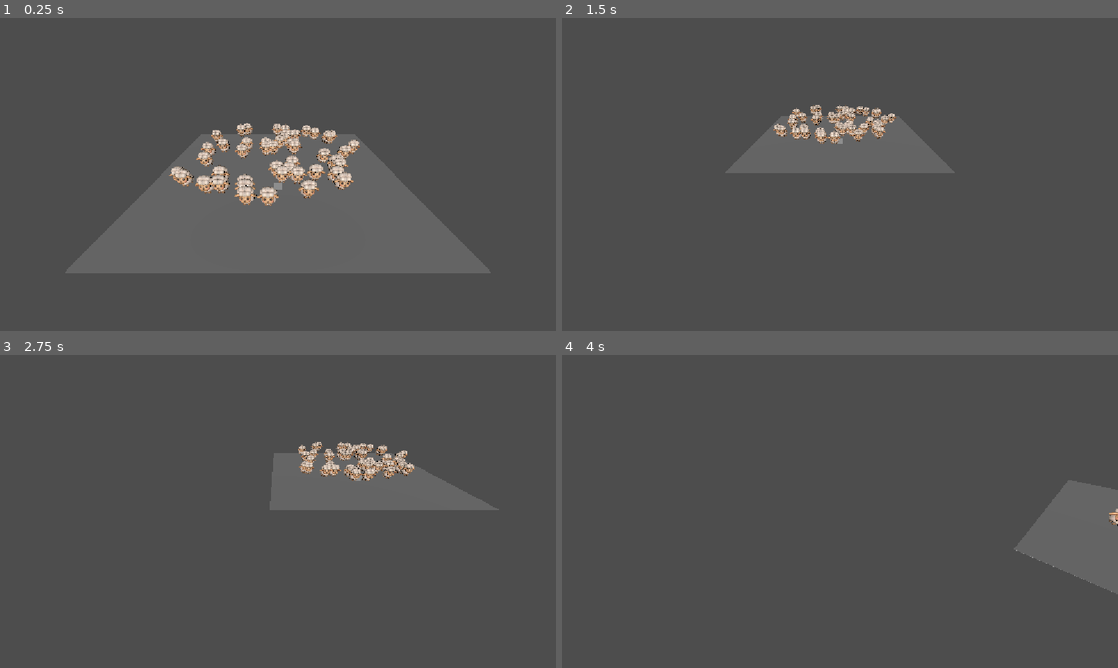
Above: before the commit, frames 1-4 (two rows, left to right).
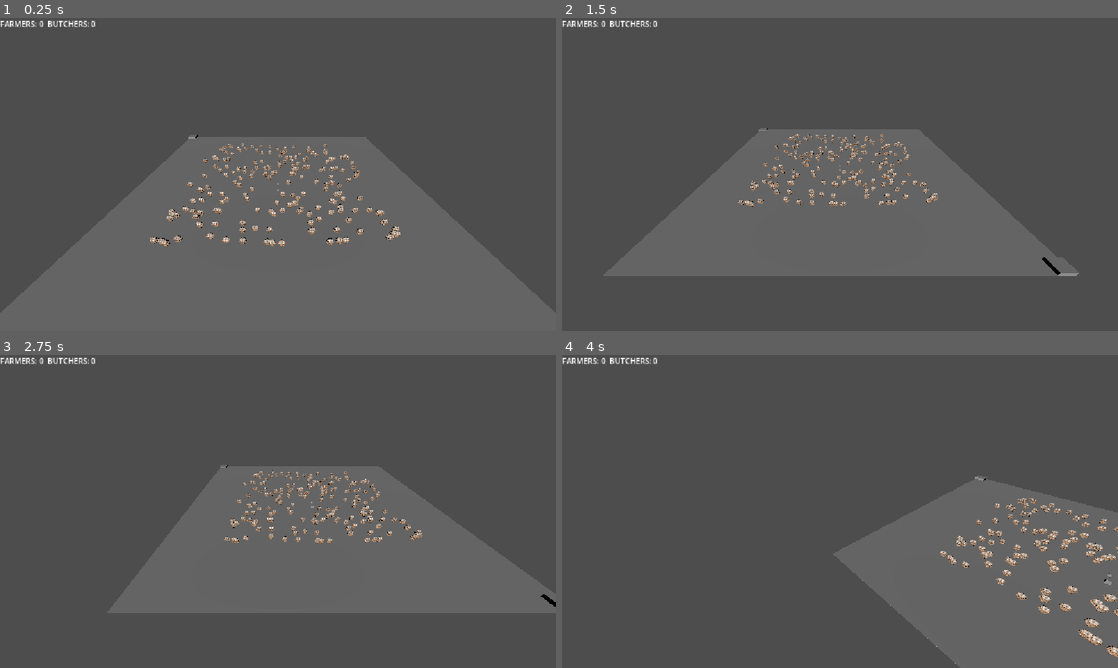
Above: after the commit, the same moments.

Repository: jumper385/kelpie-herders
Game: Godot game, scene res://node_3d.tscn
The game is run twice, just before and just after one commit, with the same random seed, the same clock (stepped at 60 frames per second) and the same inputs.
Inputs (mouse positions are in pixels of both pictures, inside the frame that each line leads up to):
- Up to frame 1 (0.25 s): no input
- Up to frame 2 (1.5 s): tap Enter at 0.5 s; move the mouse to (962, 158) at 0.52 s; hold S (cam_back) 0.53-1.25 s; click (962, 158) at 0.67 s; drag from (728, 190) to (812, 237) at 1.27 s
- Up to frame 3 (2.75 s): tap Space at 2 s; move the mouse to (333, 442) at 2.02 s; hold A (cam_left) from 2.03 s (still down); click (333, 442) at 2.17 s
- Up to frame 4 (4 s): release A (cam_left) at 2.75 s; drag from (812, 574) to (673, 464) at 2.77 s; tap Enter at 3.5 s; move the mouse to (1006, 558) at 3.52 s; hold Q (cam_rotate_left) from 3.53 s (still down); click (1006, 558) at 3.67 s

The runs differ from the first frame. In frame 1, 5.0% of the frame differs, in the area x 0-73%, y 0-73%; in frame 2, 2.9%; in frame 3, 3.0%; in frame 4, 2.2%.

Commit message:
feat: added capture areas and score board output

Diff:
--- /dev/null
+++ b/CaptureArea.tscn
@@ -0,0 +1,18 @@
+[gd_scene format=3 uid="uid://br6fxhknc7hkf"]
+
+[ext_resource type="Script" uid="uid://byfsk6kyunkbc" path="res://CaptureAreaCtrl.gd" id="1_td6gr"]
+
+[sub_resource type="BoxShape3D" id="BoxShape3D_srnfd"]
+size = Vector3(4.046875, 1, 3.9924316)
+
+[sub_resource type="BoxMesh" id="BoxMesh_srnfd"]
+size = Vector3(4.03125, 1, 3.9951172)
+
+[node name="Area3D" type="Area3D" unique_id=30498884]
+script = ExtResource("1_td6gr")
+
+[node name="CollisionShape3D" type="CollisionShape3D" parent="." unique_id=542506476]
+shape = SubResource("BoxShape3D_srnfd")
+
+[node name="MeshInstance3D" type="MeshInstance3D" parent="." unique_id=755581905]
+mesh = SubResource("BoxMesh_srnfd")
--- /dev/null
+++ b/CaptureAreaCtrl.gd
@@ -0,0 +1,17 @@
+class_name CaptureZone
+extends Area3D
+
+@export var team: StringName = &"farmers"
+@export var group: StringName = &"sheep"
+
+signal sheep_captured(team: StringName)
+
+func _ready() -> void:
+	body_entered.connect(_on_body_entered)
+
+func _on_body_entered(body: Node3D) -> void:
+	if not body.is_in_group(group):
+		return
+	print(team, " Captured a Sheep")
+	body.capture()
+	sheep_captured.emit(team)
--- a/MainSceneController.gd
+++ b/MainSceneController.gd
@@ -3,6 +3,13 @@
 @export var sheep_scene: PackedScene
 @export var sheep_count: int = 10
 @export var spawn_radius: float = 10.0
+
+var farmers_score := 0
+var butchers_score := 0
+
+@export var farmer_capture_area: CaptureZone
+@export var butcher_capture_area: CaptureZone
+@export var score_label: Label
 
 # Called when the node enters the scene tree for the first time.
 func _ready() -> void:
@@ -19,5 +26,25 @@
 		sheep.global_position = global_position + offset
 		sheep.add_to_group("sheep")
 
+		farmer_capture_area.sheep_captured.connect(_on_sheep_captured)
+		butcher_capture_area.sheep_captured.connect(_on_sheep_captured)
+
+	update_score_text()
+
 func _process(delta: float) -> void:
 	pass
+
+func _on_sheep_captured(team: StringName) -> void:
+	if team == &"farmers":
+		farmers_score += 1
+	else:
+		butchers_score += 1
+	print("Score — Farmers: %d  Butchers: %d" % [farmers_score, butchers_score])
+
+	update_score_text()
+
+func update_score_text() -> void:
+	score_label.text = "Farmers: %d  Butchers: %d" % [
+		farmers_score,
+		butchers_score
+	]
--- a/SheepCharacterBody.tscn
+++ b/SheepCharacterBody.tscn
@@ -1,7 +1,43 @@
 [gd_scene format=3 uid="uid://byoglotrcgreu"]
 
 [ext_resource type="Script" uid="uid://byi3jseg6gr0n" path="res://SheepCharacterCtrl.gd" id="1_5pryi"]
+[ext_resource type="Script" uid="uid://bqm1xsuk3i51d" path="res://scripts/boids/BoidForce.gd" id="2_n2lr8"]
 [ext_resource type="PackedScene" uid="uid://cdqdmie0mvyfd" path="res://assets/sheep/scene.gltf" id="2_qjxts"]
+[ext_resource type="Script" uid="uid://ccq3wsv00adco" path="res://scripts/boids/BoidForce_Alignment.gd" id="3_lby20"]
+[ext_resource type="Script" uid="uid://cq0dyaxll5hrx" path="res://scripts/boids/BoidForce_Avoidance.gd" id="4_bxv7g"]
+[ext_resource type="Script" uid="uid://pp08rq8rdbjy" path="res://scripts/boids/BoidForce_Cohesion.gd" id="5_u2772"]
+[ext_resource type="Script" uid="uid://dtj87k4f07pwm" path="res://scripts/boids/BoidForce_Separation.gd" id="6_r1dj5"]
+[ext_resource type="Script" uid="uid://dc6chjnbcliu1" path="res://scripts/boids/BoidForce_RandomJitter.gd" id="7_1avw7"]
+
+[sub_resource type="Resource" id="Resource_j8pbv"]
+script = ExtResource("6_r1dj5")
+radius = 3.0
+weight = 3.0
+metadata/_custom_type_script = "uid://dtj87k4f07pwm"
+
+[sub_resource type="Resource" id="Resource_qjxts"]
+script = ExtResource("3_lby20")
+desired_speed = 20.0
+weight = 0.01
+metadata/_custom_type_script = "uid://ccq3wsv00adco"
+
+[sub_resource type="Resource" id="Resource_204ud"]
+script = ExtResource("5_u2772")
+desired_speed = 20.0
+weight = 0.05
+metadata/_custom_type_script = "uid://pp08rq8rdbjy"
+
+[sub_resource type="Resource" id="Resource_8208a"]
+script = ExtResource("7_1avw7")
+weight = 0.05
+metadata/_custom_type_script = "uid://dc6chjnbcliu1"
+
+[sub_resource type="Resource" id="Resource_b1tp5"]
+script = ExtResource("4_bxv7g")
+radius = 15.0
+group = &"kelpie"
+weight = 20.0
+metadata/_custom_type_script = "uid://cq0dyaxll5hrx"
 
 [sub_resource type="SphereShape3D" id="SphereShape3D_srnfd"]
 radius = 1.0786514
@@ -10,14 +46,9 @@
 
 [node name="Sheep" type="CharacterBody3D" unique_id=688084681]
 script = ExtResource("1_5pryi")
-move_speed = 3.0
-kelpie_avoid_radius = 12.0
-separation_weight = 8.0
-boid_sep_radius = 4.0
-alignment_weight = 1.0
-cohesion_weight = 0.001
-avoidance_weight = 30.0
-random_weight = 0.05
+move_speed = 30.0
+gravity = 9.8
+forces = Array[ExtResource("2_n2lr8")]([SubResource("Resource_j8pbv"), SubResource("Resource_qjxts"), SubResource("Resource_204ud"), SubResource("Resource_8208a"), SubResource("Resource_b1tp5")])
 
 [node name="Sketchfab_Scene" parent="." unique_id=1699067408 instance=ExtResource("2_qjxts")]
 transform = Transform3D(1, 0, 0, 0, 1, 0, 0, 0, 1, 0, 1.002097, 0)
--- a/SheepCharacterCtrl.gd
+++ b/SheepCharacterCtrl.gd
@@ -2,22 +2,12 @@
 
 @export var move_speed: float = 2.0
 @export var gravity: float = 20.0
-@export var kelpie_avoid_radius: float = 5.0
-
-# boid configs
-@export var separation_weight: float = 5
-@export var boid_sep_radius: float = 8
-@export var alignment_weight: float = 0.2
-@export var cohesion_weight: float =  0.4
-@export var avoidance_weight: float = 10.0
-@export var random_weight: float = 0.1
-@export var boid_radius: float = 8
+@export var forces: Array[BoidForce] = []
 
 @onready var neighbour_area: Area3D = $NeighbourDetection
 
 var nav_ready := false
 var nav_map: RID
-
 
 func _ready() -> void:
 	randomize()
@@ -32,105 +22,27 @@
 	await NavigationServer3D.map_changed
 
 
-func calculate_separation(neighbours: Array[Node3D]) -> Vector3:
-	var dir := Vector3.ZERO
-	var count := 0
-	for sheep in neighbours:
-		var d := global_position.distance_to(sheep.global_position)
-		if d < boid_sep_radius and d > 0:
-			var diff := (global_position - sheep.global_position)
-			diff.y = 0
-			diff = diff.normalized()
-			diff /= d
-			dir += diff
-			count += 1
-	if count > 0:
-		dir /= count
-	return dir
+func calculate_boid_vector(neighbours: Array[Node3D]) -> Vector3:
+	var total := Vector3.ZERO
+	for force in forces:
+		if force == null:
+			continue
+		total += force.compute(self, neighbours)
+	return total
 
-func calculate_threat(neighbours: Array[Node3D]) -> Vector3:
-	var dir := Vector3.ZERO
-	var count := 0
-	for kelpie in neighbours:
-		var d = global_position.distance_to(kelpie.global_position)
-		if d < kelpie_avoid_radius and d > 0:
-			var diff := (global_position - kelpie.global_position)
-			diff.y = 0
-			diff = diff.normalized()
-			diff /= d
-			dir += diff
-			count += 1
-	if count > 0:
-		dir /= count
-
-	return dir
-
-
-func calculate_alignment(neighbours: Array[Node3D]) -> Vector3:
-	var dir := Vector3.ZERO
-	var count := 0
-
-	for sheep in neighbours:
-		count += 1
-		dir += sheep.velocity
-
-	if count > 0:
-		dir /= count
-		dir.y = 0
-		dir = dir.normalized() * move_speed
-		dir = (dir - velocity).limit_length(2.5)
-
-	return dir
-
-
-func calculate_cohesion(neighbours: Array[Node3D]) -> Vector3:
-	var center := Vector3.ZERO
-	var count := 0
-
-	for sheep in neighbours:
-		center += sheep.global_position
-		count += 1
-
-	if count > 0:
-		center /= count
-		var desired := (center - global_position)
-		desired.y = 0
-		desired = desired.normalized() * move_speed
-		return (desired - velocity).limit_length(2.5)
-
-	return Vector3.ZERO
-
-
-func calculate_boid_vector(neighbours: Array[Node3D]) -> Vector3:
-
-	var good_neighbours = neighbours.filter(func(body): return body != self and body.is_in_group("sheep"))
-	var bad_neighbours = neighbours.filter(func(body): return body != self and body.is_in_group("kelpie"))
-
-	var threat_v = calculate_threat(bad_neighbours)
-
-	var sep_v := calculate_separation(good_neighbours)
-	var align_v := calculate_alignment(good_neighbours)
-	var cohes_v := calculate_cohesion(good_neighbours)
-
-	var random_v = Vector3(
-		randf_range(-1, 1),
-		0,
-		randf_range(-1,1),
-	)
-	var good_sep = sep_v * separation_weight + align_v * alignment_weight + cohes_v * cohesion_weight + random_v * random_weight
-	var bad_sep = threat_v * avoidance_weight
-
-	return good_sep + bad_sep
+func capture() -> void:
+	remove_from_group("sheep")
+	queue_free()
 
 func _physics_process(delta: float) -> void:
 	if not nav_ready:
 		return
 
-	var neighbours := neighbour_area.get_overlapping_bodies()
+	var neighbours: Array[Node3D] = []
+	neighbours.assign(neighbour_area.get_overlapping_bodies())
 	var boid_v := calculate_boid_vector(neighbours)
 
-	# boid_v IS the velocity now — no path-following, no destination
-	var target_velocity := Vector3(boid_v.x, 0, boid_v.z) * 3
+	var target_velocity := Vector3(boid_v.x, 0, boid_v.z) * move_speed
 	velocity.x = lerp(velocity.x, target_velocity.x, 5.0 * delta)
 	velocity.z = lerp(velocity.z, target_velocity.z, 5.0 * delta)
 
@@ -140,7 +52,6 @@
 	# Constrain the intended next position back onto the navmesh
 	var intended_pos := global_position + velocity * delta
 	var clamped_pos := NavigationServer3D.map_get_closest_point(nav_map, intended_pos)
-	# Only correct horizontally — let gravity/move_and_slide still own vertical movement
 	var correction := clamped_pos - intended_pos
 	correction.y = 0
 	velocity.x += correction.x / delta
--- a/node_3d.tscn
+++ b/node_3d.tscn
@@ -4,27 +4,34 @@
 [ext_resource type="PackedScene" uid="uid://c754e0283tjkd" path="res://RTSCameraRig.tscn" id="2_noarx"]
 [ext_resource type="PackedScene" uid="uid://byoglotrcgreu" path="res://SheepCharacterBody.tscn" id="3_a0tk4"]
 [ext_resource type="PackedScene" uid="uid://c135h6jjfpqy3" path="res://Kelpie.tscn" id="3_r3fl7"]
+[ext_resource type="PackedScene" uid="uid://br6fxhknc7hkf" path="res://CaptureArea.tscn" id="5_jka67"]
 
 [sub_resource type="NavigationMesh" id="NavigationMesh_noarx"]
-vertices = PackedVector3Array(-14.56543, 0.45, 14.5, -0.8154297, 0.45, 5.25, -1.0654297, 0.45, 3.25, -14.56543, 0.45, -14.5, 14.68457, 0.45, 14.5, 1.1845703, 0.45, 5, 0.9345703, 0.45, 3, 14.68457, 0.45, -14.5)
+vertices = PackedVector3Array(-49.6084, 0.5835, 49.8208, -0.85839844, 0.5835, 5.320801, -1.1083984, 0.5835, 3.3208008, -49.6084, 0.5835, -49.9292, 49.6416, 0.5835, 49.8208, 1.1416016, 0.5835, 5.070801, 0.89160156, 0.5835, 3.0708008, 49.6416, 0.5835, -49.9292)
 polygons = [PackedInt32Array(1, 0, 2), PackedInt32Array(2, 0, 3), PackedInt32Array(5, 4, 1), PackedInt32Array(1, 4, 0), PackedInt32Array(2, 3, 6), PackedInt32Array(6, 3, 7), PackedInt32Array(5, 6, 4), PackedInt32Array(4, 6, 7)]
 sample_partition_type = 2
 
 [sub_resource type="BoxShape3D" id="BoxShape3D_srnfd"]
 
 [sub_resource type="BoxMesh" id="BoxMesh_srnfd"]
-size = Vector3(30.13086, 0.01586914, 29.922852)
+size = Vector3(100.2168, 0.01586914, 100.8584)
 
-[node name="MainScene" type="Node3D" unique_id=722219510]
+[sub_resource type="LabelSettings" id="LabelSettings_jka67"]
+
+[node name="MainScene" type="Node3D" unique_id=722219510 node_paths=PackedStringArray("farmer_capture_area", "butcher_capture_area", "score_label")]
 script = ExtResource("1_r3fl7")
 sheep_scene = ExtResource("3_a0tk4")
-sheep_count = 50
+sheep_count = 200
+spawn_radius = 30.0
+farmer_capture_area = NodePath("barn")
+butcher_capture_area = NodePath("butcher")
+score_label = NodePath("CanvasLayer/ScoreLabel")
 
 [node name="DirectionalLight3D" type="DirectionalLight3D" parent="." unique_id=1979133199]
 transform = Transform3D(1, 0, 0, 0, 0.89857644, 0.438817, 0, -0.438817, 0.89857644, 0, 1.4715922, 2.6488564)
 
 [node name="RTSCameraRig" parent="." unique_id=849406773 node_paths=PackedStringArray("controlled_character") instance=ExtResource("2_noarx")]
-transform = Transform3D(1, 0, 0, 0, 1, 0, 0, 0, 1, 0, 12.1942835, 22.932486)
+transform = Transform3D(1, 0, 0, 0, 1, 0, 0, 0, 1, 0, 39.05538, 61.716766)
 controlled_character = NodePath("../Kelpie")
 
 [node name="NavigationRegion3D" type="NavigationRegion3D" parent="." unique_id=357093799]
@@ -37,7 +44,7 @@
 [node name="Floor" type="StaticBody3D" parent="NavigationRegion3D" unique_id=745287438 groups=["floor"]]
 
 [node name="CollisionShape3D" type="CollisionShape3D" parent="NavigationRegion3D/Floor" unique_id=2014037284]
-transform = Transform3D(30, 0, 0, 0, 0.1, 0, 0, 0, 30, 0, 0, 0)
+transform = Transform3D(100, 0, 0, 0, 0.333, 0, 0, 0, 100, 0, 0, 0)
 shape = SubResource("BoxShape3D_srnfd")
 
 [node name="MeshInstance3D" type="MeshInstance3D" parent="NavigationRegion3D/Floor" unique_id=975526758]
@@ -45,3 +52,18 @@
 
 [node name="Kelpie" parent="." unique_id=173224689 groups=["kelpie"] instance=ExtResource("3_r3fl7")]
 transform = Transform3D(1, 0, 0, 0, 1, 0, 0, 0, 1, 0, 1.0302343, 0)
+
+[node name="butcher" parent="." unique_id=30498884 instance=ExtResource("5_jka67")]
+transform = Transform3D(1, 0, 0, 0, 1, 0, 0, 0, 1, 48.071846, 0.456779, 48.40462)
+team = &"butchers"
+
+[node name="barn" parent="." unique_id=1259468286 instance=ExtResource("5_jka67")]
+transform = Transform3D(1, 0, 0, 0, 1, 0, 0, 0, 1, -48.15599, 0.5068464, -48.240913)
+
+[node name="CanvasLayer" type="CanvasLayer" parent="." unique_id=2143776373]
+
+[node name="ScoreLabel" type="Label" parent="CanvasLayer" unique_id=749520103]
+offset_right = 40.0
+offset_bottom = 23.0
+label_settings = SubResource("LabelSettings_jka67")
+uppercase = true
--- /dev/null
+++ b/scripts/boids/BoidForce.gd
@@ -0,0 +1,17 @@
+class_name BoidForce
+extends Resource
+
+@export var group: StringName = &"sheep"
+@export var weight: float = 1.0
+@export var enabled: bool = true
+
+func _compute(agent: Node3D, neighbours: Array[Node3D]) -> Vector3:
+	return Vector3.ZERO
+
+func compute(agent: Node3D, neighbours: Array[Node3D]) -> Vector3:
+	if not enabled:
+		return Vector3.ZERO
+	return _compute(agent, neighbours) * weight
+
+func _filter_group(agent: Node3D, neighbours: Array[Node3D], group: StringName) -> Array[Node3D]:
+	return neighbours.filter(func(n): return n != agent and n.is_in_group(group))
--- /dev/null
+++ b/scripts/boids/BoidForce_Alignment.gd
@@ -0,0 +1,10 @@
+class_name BoidForce_Alignment
+extends BoidForce
+
+@export var desired_speed: float = 2.0
+@export var max_steer: float = 2.5
+
+func _compute(agent: Node3D, neighbours: Array[Node3D]) -> Vector3:
+	var flockmates = _filter_group(agent, neighbours, group)
+	var velocities = BoidMath.velocities_of(flockmates)
+	return BoidMath.alignment(agent.velocity, velocities, desired_speed, max_steer)
--- /dev/null
+++ b/scripts/boids/BoidForce_Avoidance.gd
@@ -0,0 +1,9 @@
+class_name BoidForce_Avoidance
+extends BoidForce
+
+@export var radius: float = 5.0
+
+func _compute(agent: Node3D, neighbours: Array[Node3D]) -> Vector3:
+	var threats := _filter_group(agent, neighbours, group)
+	var positions := BoidMath.positions_of(threats)
+	return BoidMath.avoid(agent.global_position, positions, radius)
--- /dev/null
+++ b/scripts/boids/BoidForce_Cohesion.gd
@@ -0,0 +1,11 @@
+class_name BoidForce_Cohesion
+extends BoidForce
+
+@export var desired_speed: float = 2.0
+@export var max_steer: float = 2.5
+
+
+func _compute(agent: Node3D, neighbours: Array[Node3D]) -> Vector3:
+	var flockmates := _filter_group(agent, neighbours, group)
+	var positions := BoidMath.positions_of(flockmates)
+	return BoidMath.cohesion(agent.global_position, agent.velocity, positions, desired_speed, max_steer)
--- /dev/null
+++ b/scripts/boids/BoidForce_RandomJitter.gd
@@ -0,0 +1,5 @@
+class_name BoidForce_RandomJitter
+extends BoidForce
+
+func _compute(agent: Node3D, neighbours: Array[Node3D]) -> Vector3:
+	return BoidMath.jitter()
--- /dev/null
+++ b/scripts/boids/BoidForce_Separation.gd
@@ -0,0 +1,9 @@
+class_name BoidForce_Separation
+extends BoidForce
+
+@export var radius: float = 8.0
+
+func _compute(agent: Node3D, neighbours: Array[Node3D]) -> Vector3:
+	var flockmates = _filter_group(agent, neighbours, group)
+	var positions = BoidMath.positions_of(flockmates)
+	return BoidMath.separation(agent.global_position, positions, radius)
--- /dev/null
+++ b/scripts/boids/BoidMath.gd
@@ -0,0 +1,108 @@
+class_name BoidMath
+extends RefCounted
+
+## Steers away from nearby neighbours, stronger the closer they are.
+## radius: only neighbours within this distance contribute.
+static func separation(
+	self_pos: Vector3,
+	neighbour_positions: Array[Vector3],
+	radius: float
+) -> Vector3:
+	var dir := Vector3.ZERO
+	var count := 0
+	for pos in neighbour_positions:
+		var d := self_pos.distance_to(pos)
+		if d < radius and d > 0:
+			var diff := (self_pos - pos)
+			diff.y = 0
+			diff = diff.normalized() / d
+			dir += diff
+			count += 1
+	if count > 0:
+		dir /= count
+	return dir
+
+
+## Steers toward the average heading/speed of neighbours.
+## self_velocity is used to compute a smooth delta rather than snapping.
+static func alignment(
+	self_velocity: Vector3,
+	neighbour_velocities: Array[Vector3],
+	desired_speed: float,
+	max_steer: float
+) -> Vector3:
+	var dir := Vector3.ZERO
+	var count := 0
+	for vel in neighbour_velocities:
+		dir += vel
+		count += 1
+	if count == 0:
+		return Vector3.ZERO
+	dir /= count
+	dir.y = 0
+	dir = dir.normalized() * desired_speed
+	return (dir - self_velocity).limit_length(max_steer)
+
+
+## Steers toward the centroid of neighbours.
+static func cohesion(
+	self_pos: Vector3,
+	self_velocity: Vector3,
+	neighbour_positions: Array[Vector3],
+	desired_speed: float,
+	max_steer: float
+) -> Vector3:
+	if neighbour_positions.is_empty():
+		return Vector3.ZERO
+	var center := Vector3.ZERO
+	for pos in neighbour_positions:
+		center += pos
+	center /= neighbour_positions.size()
+	var desired := (center - self_pos)
+	desired.y = 0
+	desired = desired.normalized() * desired_speed
+	return (desired - self_velocity).limit_length(max_steer)
+
+
+## Steers away from threats within radius. Same shape as separation but
+## kept distinct since "threat" semantics (predators, hazards) often diverge
+## from "separation" (flockmates) — e.g. different radius, different falloff.
+static func avoid(
+	self_pos: Vector3,
+	threat_positions: Array[Vector3],
+	radius: float
+) -> Vector3:
+	var dir := Vector3.ZERO
+	var count := 0
+	for pos in threat_positions:
+		var d := self_pos.distance_to(pos)
+		if d < radius and d > 0:
+			var diff := (self_pos - pos)
+			diff.y = 0
+			diff = diff.normalized() / d
+			dir += diff
+			count += 1
+	if count > 0:
+		dir /= count
+	return dir
+
+
+## A flat random vector in the XZ plane, magnitude in [0, 1] per axis.
+static func jitter() -> Vector3:
+	return Vector3(randf_range(-1.0, 1.0), 0.0, randf_range(-1.0, 1.0))
+
+
+## Small shared helper: pull global_position out of a list of nodes.
+static func positions_of(nodes: Array[Node3D]) -> Array[Vector3]:
+	var out: Array[Vector3] = []
+	for n in nodes:
+		out.append(n.global_position)
+	return out
+
+
+## Small shared helper: pull `velocity` out of a list of CharacterBody3D-ish nodes.
+static func velocities_of(nodes: Array[Node3D]) -> Array[Vector3]:
+	var out: Array[Vector3] = []
+	for n in nodes:
+		out.append(n.velocity)
+	return out
Not shown, added: CaptureAreaCtrl.gd.uid
Not shown, added: scripts/boids/BoidForce.gd.uid
Not shown, added: scripts/boids/BoidForce_Alignment.gd.uid
Not shown, added: scripts/boids/BoidForce_Avoidance.gd.uid
Not shown, added: scripts/boids/BoidForce_Cohesion.gd.uid
Not shown, added: scripts/boids/BoidForce_RandomJitter.gd.uid
Not shown, added: scripts/boids/BoidForce_Separation.gd.uid
Not shown, added: scripts/boids/BoidMath.gd.uid
